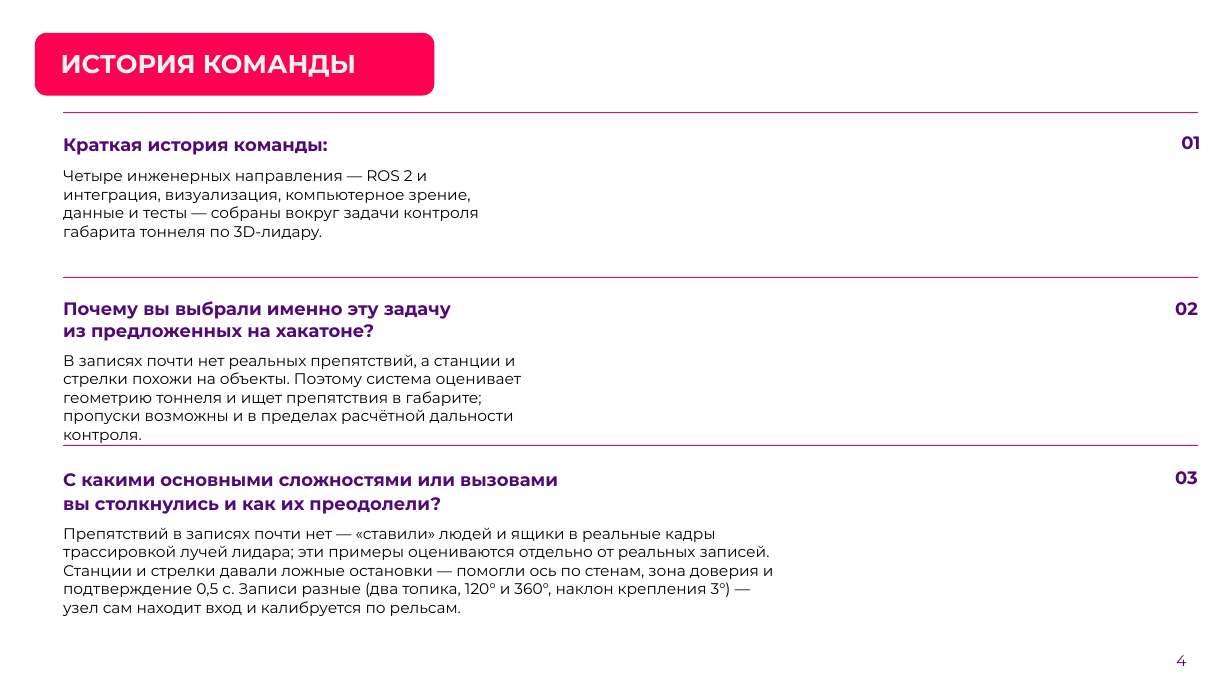
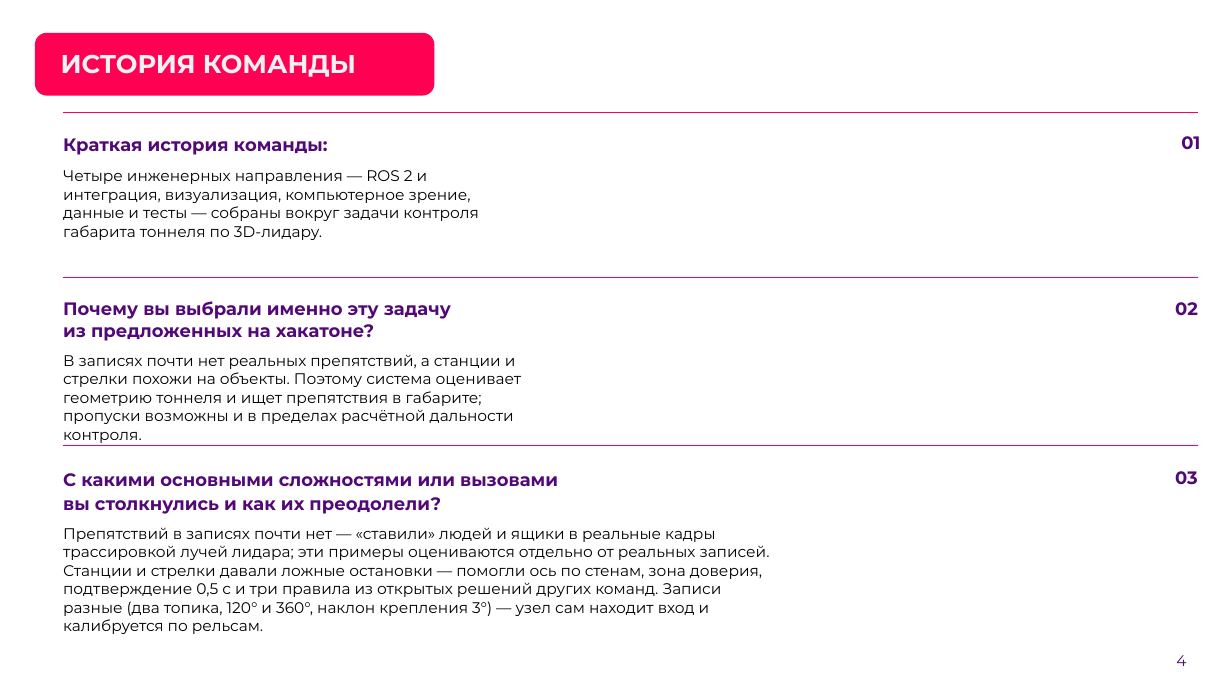
Before and after one commit to pmixay/ReSense, a slide deck: slide 4 of docs/presentation/ReSense_LCT2026.pptx. Drawn at 1232x693 pixels with LibreOffice and Linux fonts; fonts in the diff are those of the drawing; background and template pictures are left out. Boxes give left, top, right and bottom in pixels: in the first picture for what was removed or moved away, otherwise in the second. Text is boxed around its words. In the diff, an @@ line names an element or a change of style, - is before the commit and + after.

```diff
--- a/docs/presentation/ReSense_LCT2026.pptx
+++ b/docs/presentation/ReSense_LCT2026.pptx
@@ text at [63,527,770,634]: text changed @@
-Препятствий в записях почти нет — «ставили» людей и ящики в реальные кадры трассировкой лучей лидара; эти примеры оцениваются отдельно от реальных записей. Станции и стрелки давали ложные остановки — помогли ось по стенам, зона доверия и подтверждение 0,5 с. Записи разные (два топика, 120° и 360°, наклон крепления 3°) — узел сам находит вход и калибруется по рельсам.
+Препятствий в записях почти нет — «ставили» людей и ящики в реальные кадры трассировкой лучей лидара; эти примеры оцениваются отдельно от реальных записей. Станции и стрелки давали ложные остановки — помогли ось по стенам, зона доверия, подтверждение 0,5 с и три правила из открытых решений других команд. Записи разные (два топика, 120° и 360°, наклон крепления 3°) — узел сам находит вход и калибруется по рельсам.
```
Also in this commit, not shown: 11 other slides changed, 43 other files.
